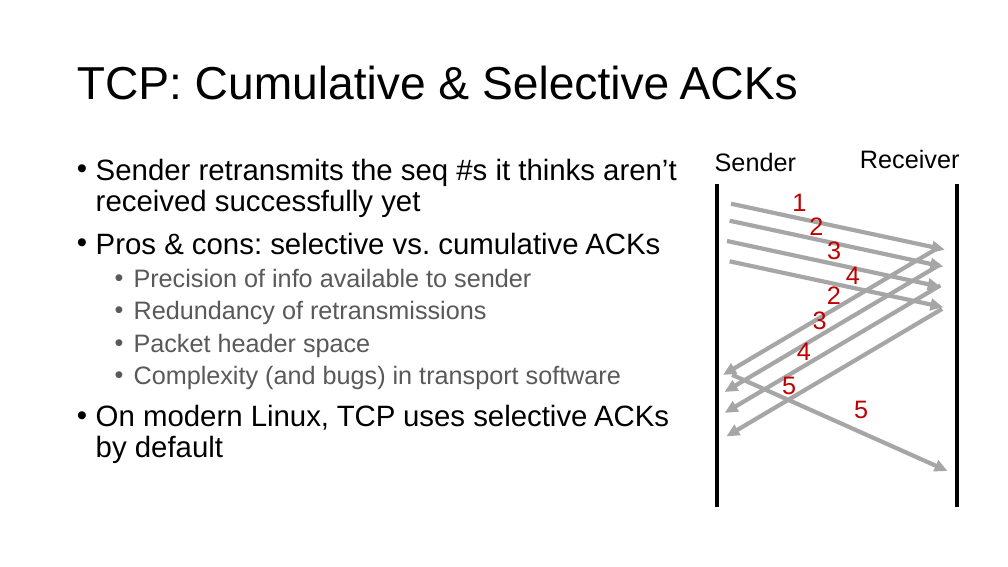
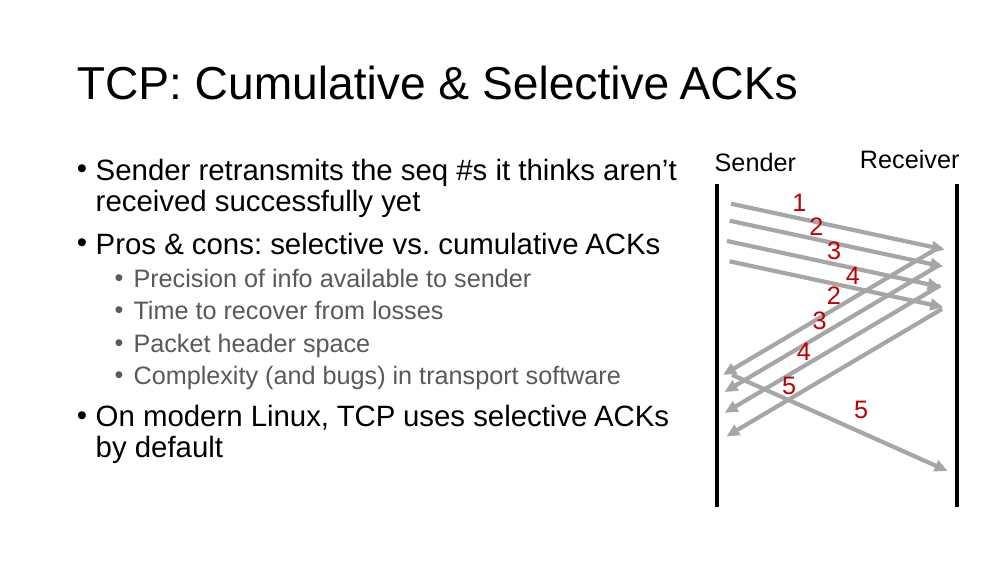
Before and after one commit to ngsrinivas/coursegen, a slide deck: slide 12 of ex/352-F22/staging/352-F22/lectures/13-tp-reliability-ordering.pptx. Drawn at 1008x567 pixels with LibreOffice and Linux fonts; fonts in the diff are those of the drawing. Boxes give left, top, right and bottom in pixels: in the first picture for what was removed or moved away, otherwise in the second. Text is boxed around its words. In the diff, an @@ line names an element or a change of style, - is before the commit and + after.

Commit message:
Correct a small misunderstanding in comparing cmulative vs. selective acks

```diff
--- a/ex/352-F22/staging/352-F22/lectures/13-tp-reliability-ordering.pptx
+++ b/ex/352-F22/staging/352-F22/lectures/13-tp-reliability-ordering.pptx
@@ text at box(134, 300, 443, 319): text changed @@
-  • Redundancy of retransmissions
+  • Time to recover from losses
```
Also in this commit, not shown: 1 other file.
